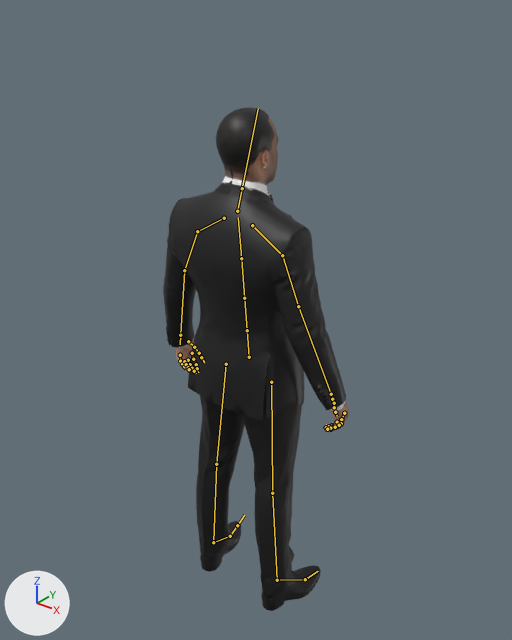
An edit to the glTF model Projects/StrongestInHistoryVsToday/res/Models/Characters/Player/sih_player.gltf, drawn before and after from the same camera.
Rendered twice from a 50 mm camera at (1.355, -1.659, 2.176) aimed at (-0.037, 0.081, 1.097). The lights are fixed; the arrows at lower left show +X, +Y and +Z. The first picture is the older version. The bones that change, and the others that lie on the model, are drawn over the model as lines.

Objects in the first picture: 'sih_player', 'sih_player_head'.
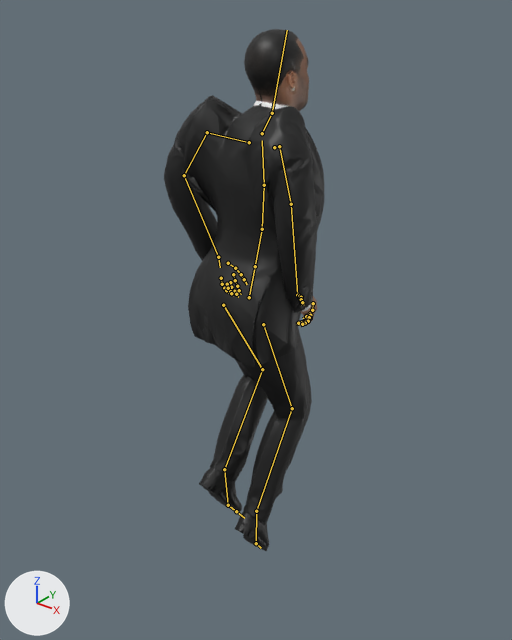
The newer file adds an action. The first version stands in its rest pose; the second is drawn at frame 0 of the action 'Float'.

Pixel boxes (x1, y1, x2, y2) of what changed, in the pictures (512 x 640 px):
'sih_player', posed (14% narrower, 7% taller): before (163, 186, 349, 611); after (164, 95, 324, 551)
'sih_player_head', posed: before (216, 107, 278, 201); after (244, 29, 309, 115)
bone 'Hips', root to tip: before (249, 357) to (247, 330); after (249, 297) to (255, 266)
bone 'Spine', root to tip: before (244, 298) to (241, 258); after (262, 229) to (264, 185)
bone 'Chest', root to tip: before (241, 258) to (238, 217); after (264, 185) to (262, 140)
bone 'Neck', root to tip: before (237, 211) to (242, 188); after (262, 133) to (272, 113)
bone 'Head', root to tip: before (242, 188) to (258, 108); after (272, 113) to (287, 30)
bone 'Shoulder_L', root to tip: before (224, 218) to (197, 231); after (249, 142) to (207, 132)
bone 'UpperArm_L', root to tip: before (197, 231) to (184, 270); after (207, 132) to (184, 175)
bone 'LowerArm_L', root to tip: before (184, 270) to (180, 335); after (184, 175) to (218, 257)
bone 'Hand_L', root to tip: before (180, 335) to (180, 344); after (218, 257) to (220, 267)
bone 'Finger_Index_1_L', root to tip: before (192, 353) to (193, 359); after (233, 274) to (235, 280)
bone 'Finger_Index_3_L', root to tip: before (196, 364) to (197, 368); after (237, 286) to (239, 290)
bone 'Finger_Little_2_L', root to tip: before (180, 361) to (182, 364); after (222, 284) to (224, 288)
bone 'Finger_Middle_1_L', root to tip: before (188, 360) to (190, 364); after (230, 282) to (231, 287)
bone 'Finger_Ring_1_L', root to tip: before (184, 361) to (186, 364); after (227, 284) to (228, 288)
bone 'Shoulder_R', root to tip: before (252, 225) to (282, 255); after (274, 147) to (279, 146)
bone 'UpperArm_R', root to tip: before (282, 255) to (298, 306); after (279, 146) to (291, 204)
bone 'LowerArm_R', root to tip: before (298, 306) to (331, 394); after (291, 204) to (297, 295)
bone 'Hand_R', root to tip: before (331, 394) to (333, 406); after (297, 295) to (301, 305)
bone 'Finger_Index_1_R', root to tip: before (344, 413) to (341, 419); after (313, 303) to (312, 310)
bone 'Finger_Little_2_R', root to tip: before (333, 426) to (328, 426); after (304, 321) to (301, 322)
bone 'Finger_Middle_1_R', root to tip: before (341, 423) to (337, 426); after (310, 315) to (310, 318)
bone 'Finger_Ring_1_R', root to tip: before (339, 425) to (335, 427); after (309, 317) to (308, 321)
bone 'Thigh_L', root to tip: before (226, 364) to (216, 464); after (223, 305) to (262, 369)
bone 'Shin_L', root to tip: before (216, 464) to (213, 542); after (262, 369) to (224, 469)
bone 'Foot_L', root to tip: before (213, 542) to (230, 536); after (224, 469) to (228, 505)
bone 'Thigh_R', root to tip: before (271, 382) to (272, 493); after (263, 324) to (292, 408)
bone 'Shin_R', root to tip: before (272, 493) to (277, 580); after (292, 408) to (256, 511)
bone 'Foot_R', root to tip: before (277, 580) to (305, 579); after (256, 511) to (256, 543)

The edits, one by one:
Bone 'Hips' (bone_hips) moves from (0.0, 0.0, 0.0) to (0.0, 0.222, 0.022).
Bone 'Hips' (bone_hips) turns from (0, 0, 0) to (20, -10, -1) degrees about its own x, y and z.
Bone 'Spine' (bone_spine) turns from (0, 0, 0) to (-11, 0, -1) degrees about its own x, y and z.
Bone 'Chest' (bone_chest) turns from (0, 0, 0) to (-6, 1, -1) degrees about its own x, y and z.
Bone 'Neck' (bone_neck) turns from (0, 0, 0) to (17, 0, 0) degrees about its own x, y and z.
Bone 'Head' (bone_head) turns from (0, 0, 0) to (-23, 0, 0) degrees about its own x, y and z.
Bone 'Shoulder_L' (bone_shoulder_l) turns from (0, 0, 0) to (-40, -18, -30) degrees about its own x, y and z.
Bone 'UpperArm_L' (bone_upperarm_l) turns from (0, 0, 0) to (49, 41, 47) degrees about its own x, y and z.
Bone 'LowerArm_L' (bone_lowerarm_l) turns from (0, 0, 0) to (7, -1, 34) degrees about its own x, y and z.
Bone 'Hand_L' (bone_hand_l) turns from (0, 0, 0) to (-23, -28, 4) degrees about its own x, y and z.
Bone 'Finger_Index_1_L' (bone_finger_index_1_l) turns from (0, 0, 0) to (-26, -7, 11) degrees about its own x, y and z.
Bone 'Finger_Index_3_L' (bone_finger_index_3_l) turns from (0, 0, 0) to (22, 10, -6) degrees about its own x, y and z.
Bone 'Finger_Little_2_L' (bone_finger_little_2_l) turns from (0, 0, 0) to (-3, -1, 3) degrees about its own x, y and z.
Bone 'Finger_Middle_1_L' (bone_finger_middle_1_l) turns from (0, 0, 0) to (-32, -6, 16) degrees about its own x, y and z.
Bone 'Finger_Ring_1_L' (bone_finger_ring_1_l) turns from (0, 0, 0) to (-35, -5, 28) degrees about its own x, y and z.
Bone 'Shoulder_R' (bone_shoulder_r) turns from (0, 0, 0) to (-40, 18, 29) degrees about its own x, y and z.
Bone 'UpperArm_R' (bone_upperarm_r) turns from (0, 0, 0) to (67, -38, -76) degrees about its own x, y and z.
Bone 'LowerArm_R' (bone_lowerarm_r) turns from (0, 0, 0) to (4, 0, -18) degrees about its own x, y and z.
Bone 'Hand_R' (bone_hand_r) turns from (0, 0, 0) to (-21, 25, -25) degrees about its own x, y and z.
Bone 'Finger_Index_1_R' (bone_finger_index_1_r) turns from (0, 0, 0) to (-13, 5, -4) degrees about its own x, y and z.
Bone 'Finger_Little_2_R' (bone_finger_little_2_r) turns from (0, 0, 0) to (-8, 1, -7) degrees about its own x, y and z.
Bone 'Finger_Middle_1_R' (bone_finger_middle_1_r) turns from (0, 0, 0) to (-33, 5, -15) degrees about its own x, y and z.
Bone 'Finger_Ring_1_R' (bone_finger_ring_1_r) turns from (0, 0, 0) to (-29, 12, -35) degrees about its own x, y and z.
Bone 'Thigh_L' (bone_thigh_l) turns from (0, 0, 0) to (58, -13, -10) degrees about its own x, y and z.
Bone 'Shin_L' (bone_shin_l) turns from (0, 0, 0) to (-76, 0, 0) degrees about its own x, y and z.
Bone 'Foot_L' (bone_foot_l) turns from (0, 0, 0) to (-18, 18, -17) degrees about its own x, y and z.
Bone 'Thigh_R' (bone_thigh_r) turns from (0, 0, 0) to (47, -7, 3) degrees about its own x, y and z.
Bone 'Shin_R' (bone_shin_r) turns from (0, 0, 0) to (-53, 0, 0) degrees about its own x, y and z.
Bone 'Foot_R' (bone_foot_r) turns from (0, 0, 0) to (-31, -16, 18) degrees about its own x, y and z.
